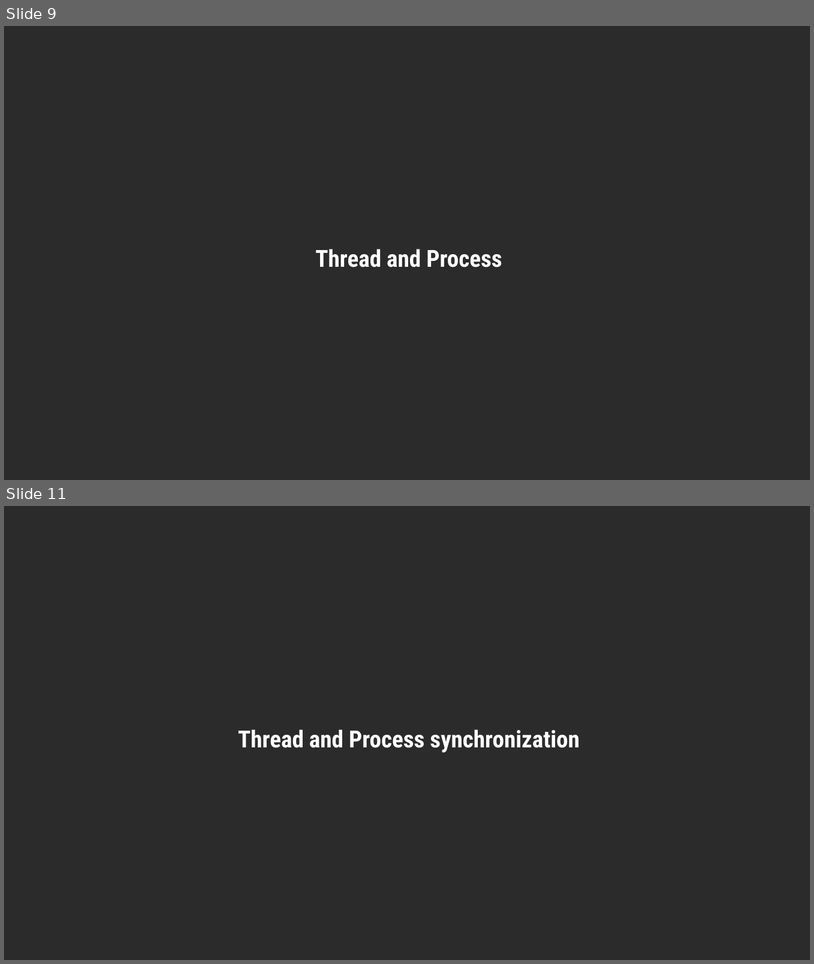
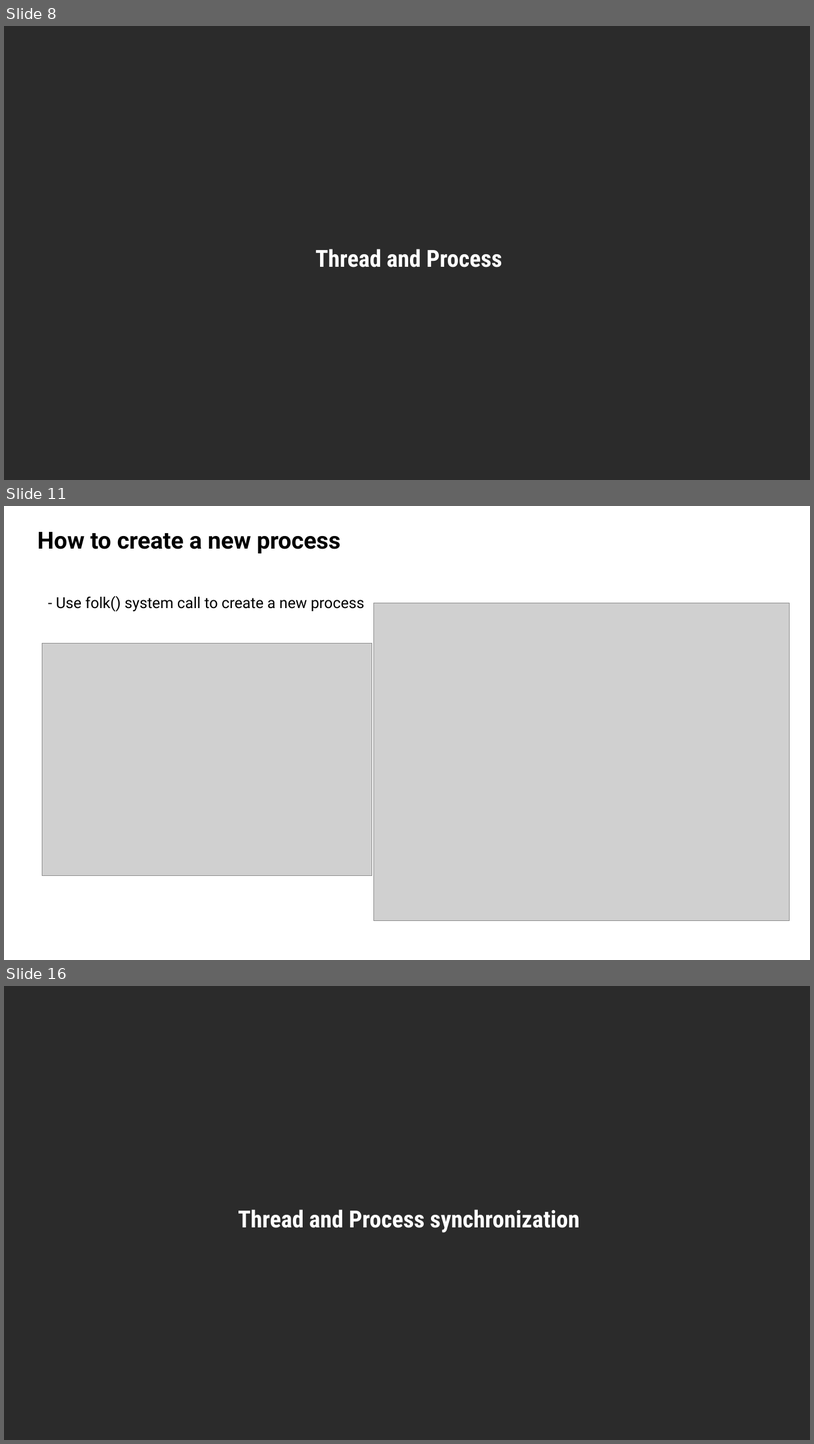
Before and after one commit to cuongnv99sc/OS_overview, a slide deck: doc/OS_overview.pptx. Shown one above the other, each under a label of ours: slides 9 and 11 before the commit, slides 8, 11 and 16 after it; the slides between them are not shown. The pictures are 814x964 and 814x1444 pixels, drawn with LibreOffice and Linux fonts; fonts in the diff are those of the drawing; grey boxes stand for pictures; background and template pictures are left out; a plain dark background stands for a picture behind light text. Boxes give left, top, right and bottom in pixels: in the first picture for what was removed or moved away, otherwise in the second. Text is boxed around its words. In the diff, an @@ line names an element or a change of style, - is before the commit and + after.

```diff
--- a/doc/OS_overview.pptx
+++ b/doc/OS_overview.pptx
@@ slide 11 added at <box>4,506,810,960</box>, background #FFFFFF @@
@@ title added at <box>38,532,341,553</box>, 28 pt, text #000000, bold @@
+How to create a new process
@@ text added at <box>56,596,365,612</box>, 18 pt, text #000000 @@
+- Use folk() system call to create a new process
@@ picture added at <box>374,603,790,921</box> @@
@@ picture added at <box>42,643,372,875</box> @@
@@ what was slide 9 is now slide 8 @@
@@ what was slide 11 is now slide 16 @@
```
Also in this commit, not shown: 2 slides changed, 8 other slides added, 20 slides removed, 1 other file.
